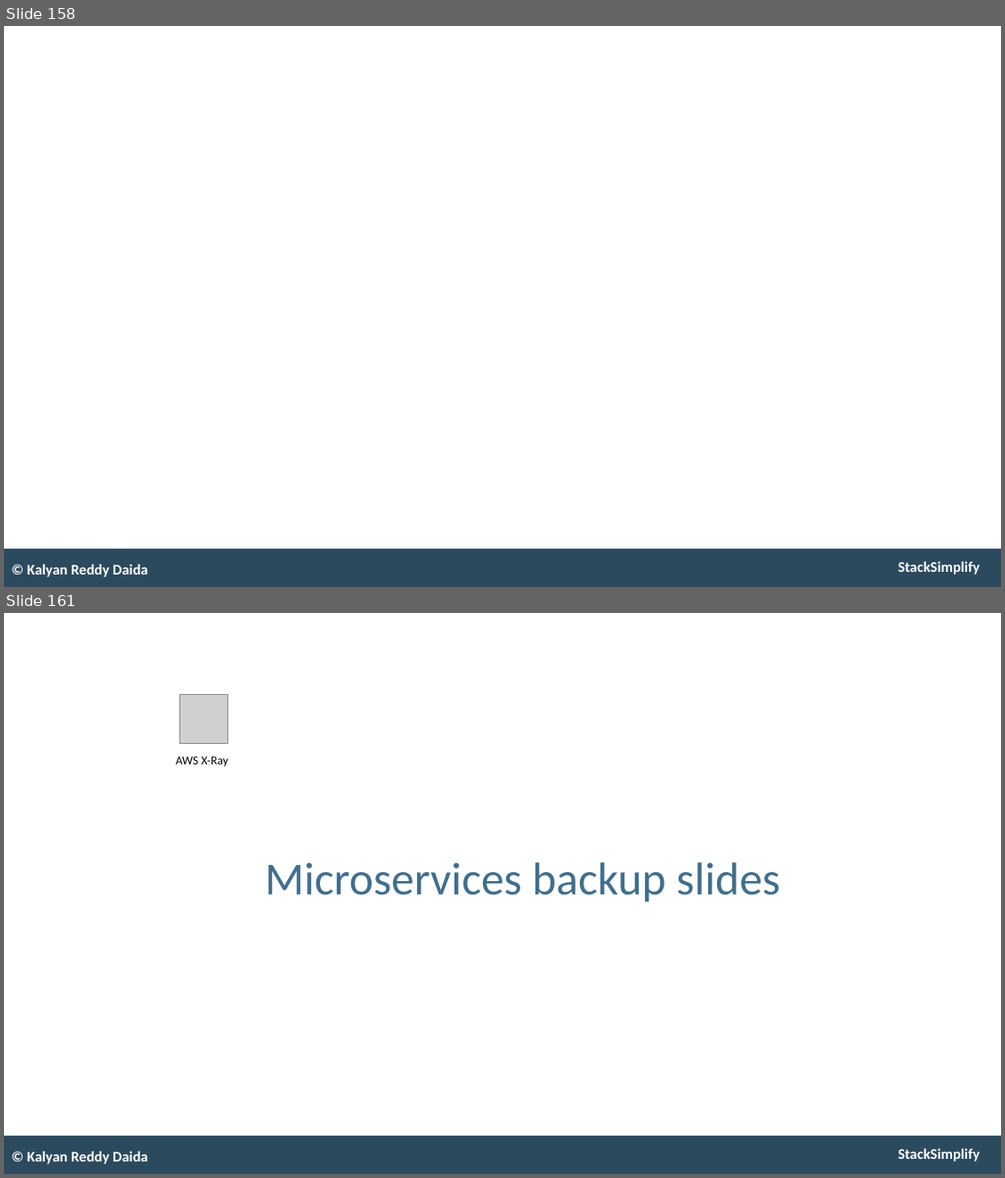
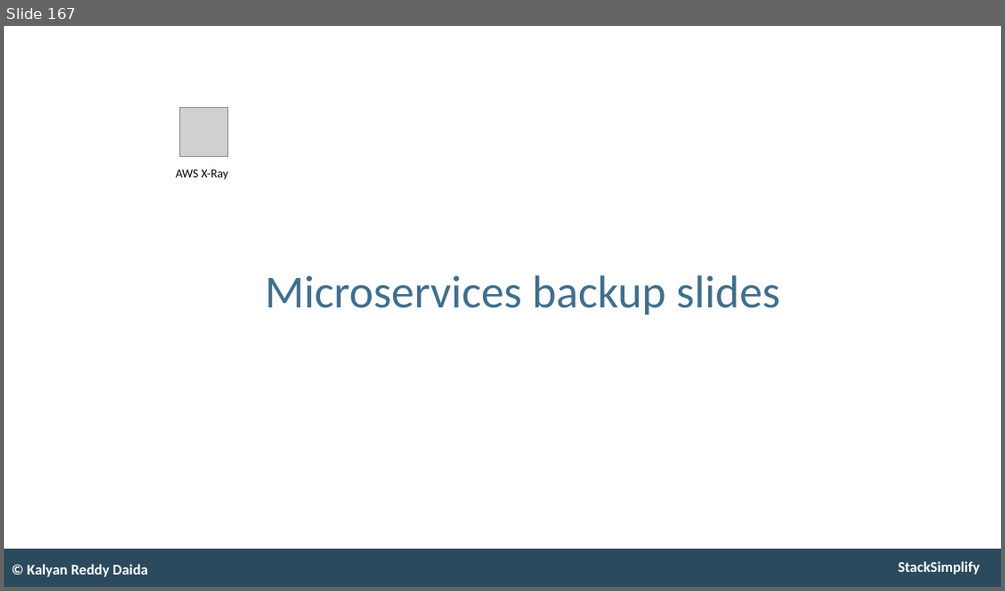
Before and after one commit to talvionyx/aws-eks-kubernetes-masterclass, a slide deck: presentation/AWS-Fargate-and-EKS-Masterclass.pptx. Shown one above the other, each under a label of ours: slides 158 and 161 before the commit, slide 167 after it; the slides between them are not shown. The pictures are 1005x1178 and 1005x591 pixels, drawn with LibreOffice and Linux fonts; fonts in the diff are those of the drawing; grey boxes stand for pictures. Boxes give left, top, right and bottom in pixels: in the first picture for what was removed or moved away, otherwise in the second. Text is boxed around its words. In the diff, an @@ line names an element or a change of style, - is before the commit and + after.

```diff
--- a/presentation/AWS-Fargate-and-EKS-Masterclass.pptx
+++ b/presentation/AWS-Fargate-and-EKS-Masterclass.pptx
@@ slide 158 removed at bbox=[4, 26, 1001, 587], background #FFFFFF; not listed: 2 template elements that a slide beside it also shows @@
@@ text removed at bbox=[27, 564, 148, 577] @@
-© Kalyan Reddy Daida
@@ what was slide 161 is now slide 167 @@
```
Also in this commit, not shown: 7 slides changed, 7 slides added, 1 other file.
